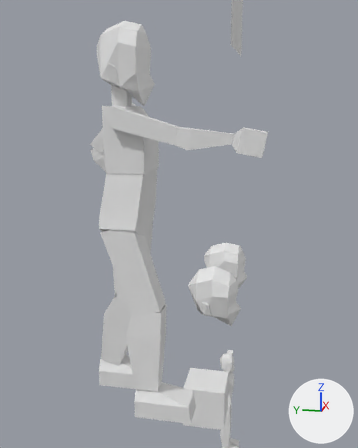
What one commit did to the glTF model template_psx_charter.glb.
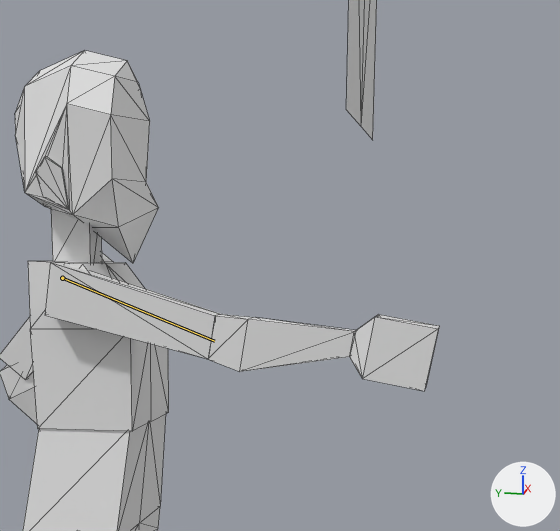
Each version appears first from a 50 mm lens placed at (-2.5, -0.75, 1.6), pointed at (-0.27, -0.3, 1.05), and next in a close-up on the part from 25% to 89% of the width and 0% to 48% of the height. The lights are fixed; the arrows at lower right show +X, +Y and +Z. Both versions are drawn at frame 0 of the action 'shot'; the numbers are the values there. The bones that change are drawn over the model as lines in the close-ups. The close-ups show mesh edges as thin lines.
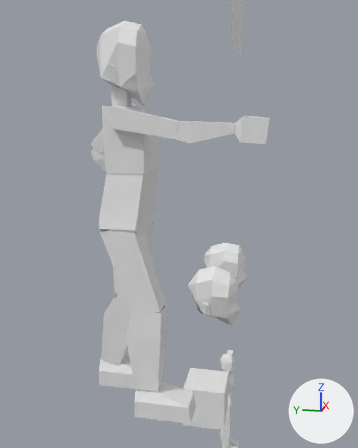
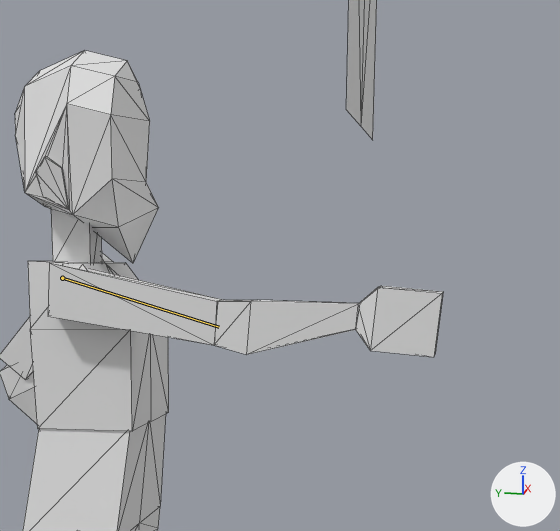
Changed parts and their boxes [x1, y1, x2, y2] in the close-ups (560 x 531 px):
'Cube.013', posed (14% shorter): before [45, 262, 221, 359]; after [48, 262, 223, 345]
'Cube.014', posed: before [208, 314, 356, 372]; after [214, 300, 360, 355]
'Cube.015', posed (8% shorter): before [349, 314, 439, 391]; after [355, 286, 443, 357]
bone 'upper_arm.R', root to tip: before (62, 278) to (214, 341); after (62, 278) to (219, 327)

What the commit changed:
Bone 'upper_arm.R' (bone_upper_arm_r) turns from (69, -10, 91) to (74, -10, 91) degrees about its own x, y and z.
